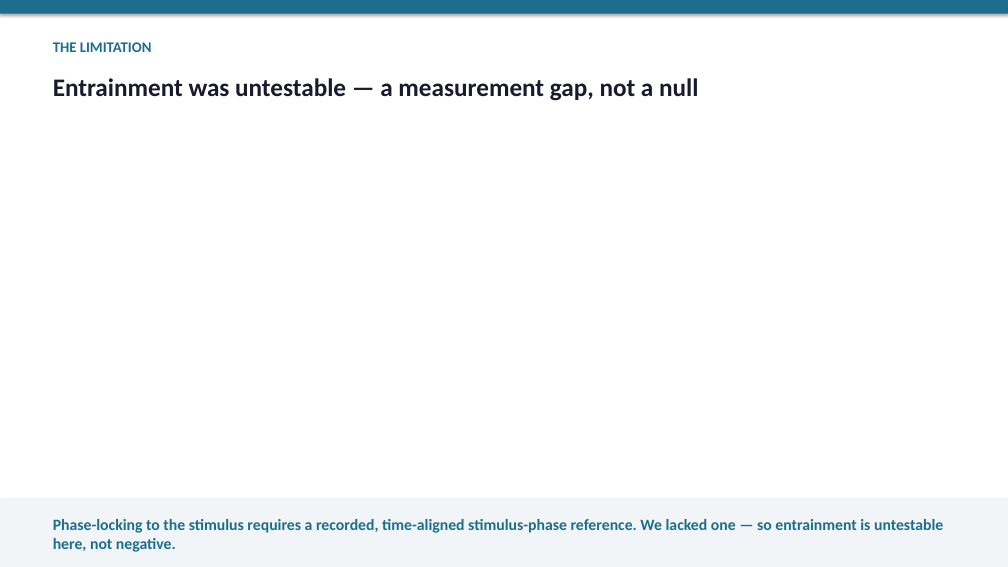
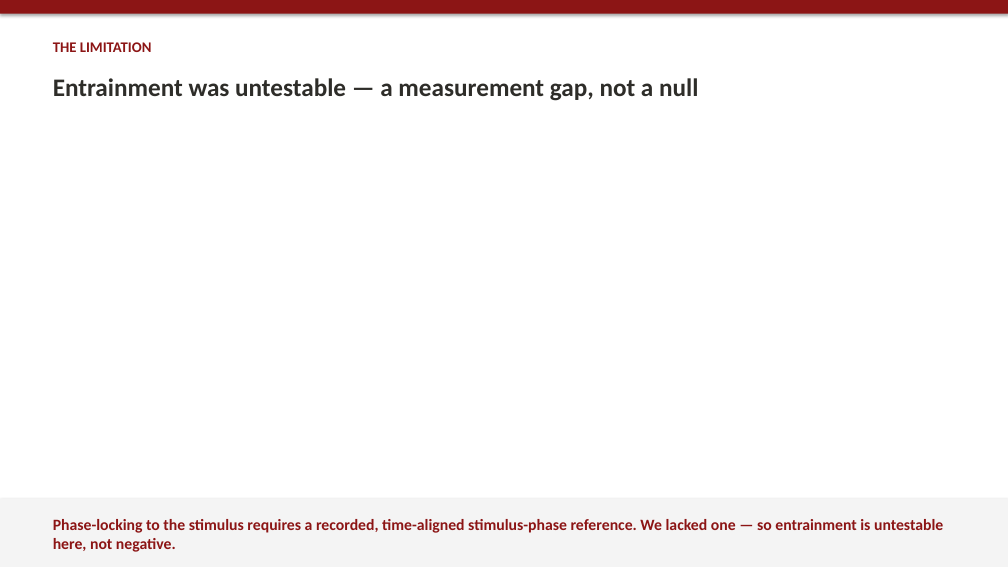
Before and after one commit to wehabit/hpaticmousebuzsakilab, a slide deck: slide 21 of presentation/haptic_brain_talk.pptx. Drawn at 1008x567 pixels with LibreOffice and Linux fonts; fonts in the diff are those of the drawing. Boxes give left, top, right and bottom in pixels: in the first picture for what was removed or moved away, otherwise in the second. Text is boxed around its words. In the diff, an @@ line names an element or a change of style, - is before the commit and + after.

```diff
--- a/presentation/haptic_brain_talk.pptx
+++ b/presentation/haptic_brain_talk.pptx
@@ rectangle at [0,0,1008,14]: fill #1C6E8C to #8C1515 @@
@@ text "THE LIMITATION" at [53,42,152,52]: text colour #1C6E8C to #8C1515 @@
@@ text "Entrainment was untestable — a ..." at [53,78,698,101]: text colour #1A1A2E to #2E2D29 @@
@@ rectangle at [0,499,1008,567]: fill #F2F5F7 to #F4F4F4 @@
@@ text "Phase-locking to the stimulus requires ..." at [53,519,943,552]: text colour #1C6E8C to #8C1515 @@
```
Also in this commit, not shown: 25 other slides changed, 9 other files.
